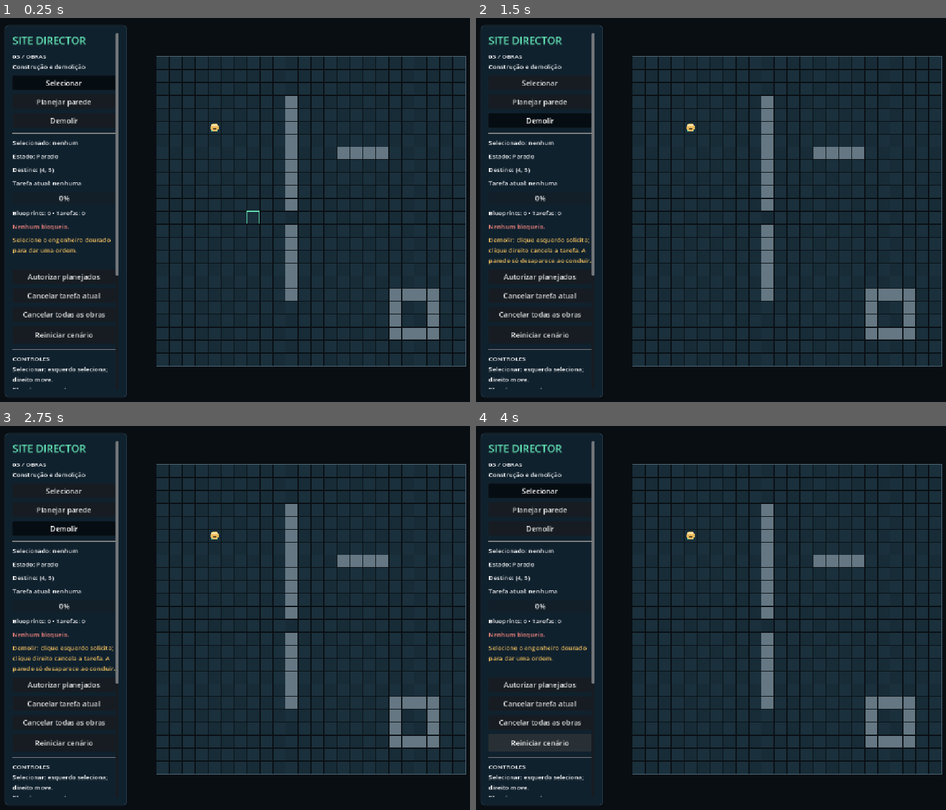
Above: before the commit, frames 1-4 (two rows, left to right).
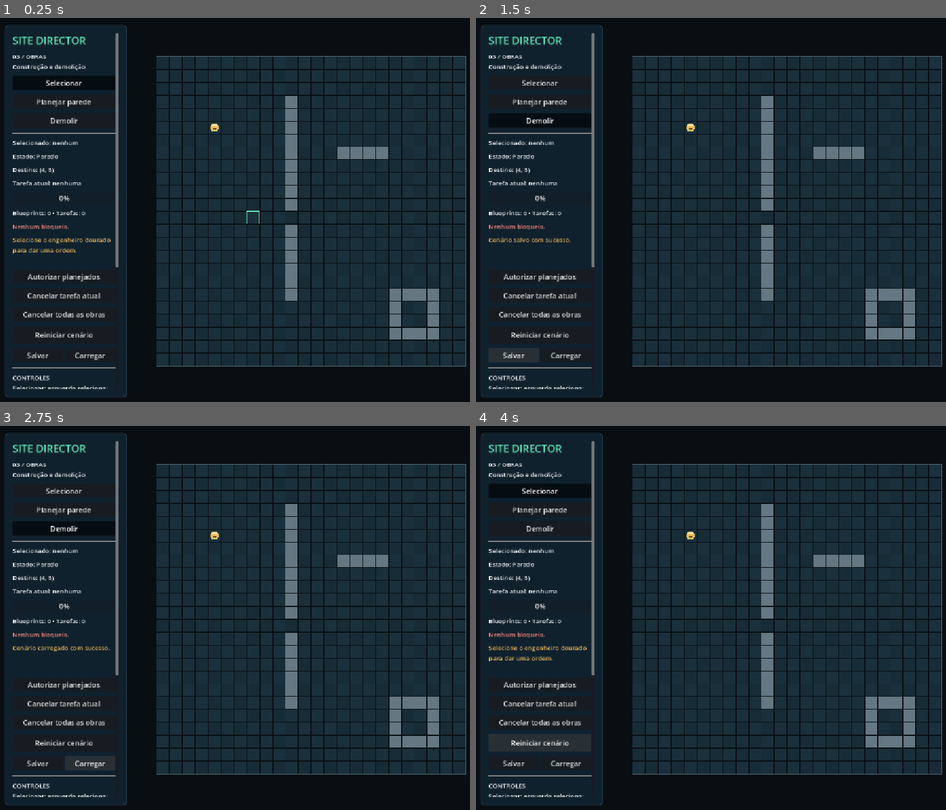
Above: after the commit, the same moments.

Repository: esterprotocol/scp
Game: Godot game, scene res://scenes/main.tscn
The game is run twice, just before and just after one commit, with the same random seed, the same clock (stepped at 60 frames per second) and the same inputs.
Inputs (mouse positions are in pixels of both pictures, inside the frame that each line leads up to):
- Up to frame 1 (0.25 s): no input
- Up to frame 2 (1.5 s): click "Demolir" at 0.5 s; click (513, 355) at 1.25 s, where only the run after the commit has a clickable "Salvar"
- Up to frame 3 (2.75 s): click (89, 763) at 2 s, where only the run after the commit has a clickable "Carregar"
- Up to frame 4 (4 s): click "Reiniciar cenário" at 2.75 s; click "Reiniciar cenário" at 3.5 s

The runs differ from the first frame. In frame 1, 0.6% of the frame differs, in the area x 2-26%, y 64-97%; in frame 2, 1.3%; in frame 3, 1.4%, in the area x 2-26%, y 57-97%; in frame 4, 0.6%.

Commit message:
feat: add validated manual save/load slot

Diff:
--- a/scripts/hud.gd
+++ b/scripts/hud.gd
@@ -2,6 +2,8 @@
 extends CanvasLayer
 
 signal restart_requested
+signal save_requested
+signal load_requested
 signal mode_requested(planning: bool)
 signal demolish_requested
 signal authorize_requested
@@ -13,6 +15,8 @@
 var destination_label: Label
 var message_label: Label
 var restart_button: Button
+var save_button: Button
+var load_button: Button
 var select_button: Button
 var plan_button: Button
 var demolish_button: Button
@@ -84,6 +88,12 @@
 	restart_button.custom_minimum_size.y = 40
 	restart_button.pressed.connect(func() -> void: restart_requested.emit())
 	box.add_child(restart_button)
+	var save_row := HBoxContainer.new()
+	box.add_child(save_row)
+	save_button = add_button(save_row, "Salvar", func() -> void: save_requested.emit())
+	load_button = add_button(save_row, "Carregar", func() -> void: load_requested.emit())
+	save_button.size_flags_horizontal = Control.SIZE_EXPAND_FILL
+	load_button.size_flags_horizontal = Control.SIZE_EXPAND_FILL
 	box.add_child(HSeparator.new())
 	add_label(box, "CONTROLES\nSelecionar: esquerdo seleciona;\ndireito move.\nPlanejar: esquerdo marca;\ndireito cancela  …(356 unchanged characters)…
 	get_viewport().size_changed.connect(func() -> void: scroll.custom_minimum_size.y = maxf(160.0, get_viewport().get_visible_rect().size.y - 68.0))
--- a/scripts/main.gd
+++ b/scripts/main.gd
@@ -8,6 +8,7 @@
 var construction := Construction.new()
 var planning := false
 var demolishing := false
+var save_slot := SaveSlot.new()
 
 func _ready() -> void:
 	map_view.grid = grid
@@ -22,6 +23,8 @@
 	camera.reset()
 	add_child(hud)
 	hud.restart_requested.connect(reset_scenario)
+	hud.save_requested.connect(func() -> void: hud.show_message(save_slot.save_game(self)))
+	hud.load_requested.connect(func() -> void: hud.show_message(save_slot.load_game(self)))
 	hud.mode_requested.connect(set_planning)
 	hud.demolish_requested.connect(set_demolishing)
 	hud.authorize_requested.connect(func() -> void: hud.show_message(construction.authorize()))
--- /dev/null
+++ b/scripts/save_slot.gd
@@ -0,0 +1,269 @@
+class_name SaveSlot
+extends RefCounted
+
+const PATH := "user://site_director.json"
+const SCHEMA_VERSION := 1
+const MAX_BYTES := 2 * 1024 * 1024
+
+static func coordinates(value: Vector2) -> Dictionary:
+	return {"x": value.x, "y": value.y}
+
+static func cells(values: Variant) -> Array:
+	var result: Array = []
+	for value: Vector2i in values:
+		result.append({"x": value.x, "y": value.y})
+	return result
+
+func capture(game: Node2D) -> Dictionary:
+	var worker: Engineer = game.engineer
+	var jobs: Construction = game.construction
+	var queue: Array = []
+	for target: Vector2i in jobs.tasks:
+		var task: Dictionary = jobs.tasks[target].duplicate()
+		task.target = {"x": target.x, "y": target.y}
+		queue.append(task)
+	return {
+		"schema_version": SCHEMA_VERSION, "godot_version": GameSettings.GODOT_VERSION,
+		"walls": cells(game.grid.walls), "blueprints": cells(jobs.blueprints), "tasks": queue,
+		"active": null if jobs.active == Construction.NONE else coordinates(Vector2(jobs.active)),
+		"work_cell": null if jobs.work_cell == Construction.NONE else coordinates(Vector2(jobs.work_cell)),
+		"dirty": jobs.dirty,
+		"engineer": {"cell": coordinates(Vector2(worker.cell)), "position": coordinates(worker.position),
+			"destination": coordinates(Vector2(worker.destination)), "route": cells(worker.route),
+			"selected": worker.selected, "busy": worker.construction_busy, "working": worker.working, "action": worker.work_action},
+		"camera": {"position": coordinates(game.camera.position), "zoom": game.camera.zoom.x},
+		"tool": "demolish" if game.demolishing else ("plan" if game.planning else "select")
+	}
+
+func _invalid(message: String) -> Dictionary:
+	return {"error": "Save inválido: " + message}
+
+func _number(value: Variant) -> bool:
+	return (value is float or value is int) and is_finite(float(value))
+
+func _point(value: Variant, integral: bool = false) -> Variant:
+	if not value is Dictionary or not _number(value.get("x")) or not _number(value.get("y")):
+		return null
+	if absf(float(value.x)) > 8192 or absf(float(value.y)) > 8192:
+		return null
+	if integral and (float(value.x) != floorf(float(value.x)) or float(value.y) != floorf(float(value.y))):
+		return null
+	if integral:
+		if value.x < 0 or value.y < 0 or value.x >= GameSettings.GRID_SIZE.x or value.y >= GameSettings.GRID_SIZE.y:
+			return null
+		return Vector2i(int(value.x), int(value.y))
+	return Vector2(float(value.x), float(value.y))
+
+func _cell_list(value: Variant, unique: bool) -> Variant:
+	if not value is Array or value.size() > 577:
+		return null
+	var result: Array[Vector2i] = []
+	for entry in value:
+		var cell = _point(entry, true)
+		if cell == null or (unique and result.has(cell)):
+			return null
+		result.append(cell)
+	return result
+
+func decode(data: Variant) -> Dictionary:
+	# Validate and normalize a detached snapshot. No live nodes are modified.
+	if not data is Dictionary:
+		return _invalid("o documento precisa ser um objeto JSON.")
+	if not _number(data.get("schema_version")) or data.schema_version != SCHEMA_VERSION:
+		return _invalid("versão do esquema incompatível.")
+	if data.get("godot_version") != GameSettings.GODOT_VERSION:
+		return _invalid("versão do Godot incompatível.")
+	var walls = _cell_list(data.get("walls"), true)
+	var blueprints = _cell_list(data.get("blueprints"), true)
+	if walls == null or blueprints == null:
+		return _invalid("paredes ou blueprints duplicados/fora da grade.")
+	var grid := GridState.new()
+	grid.walls.clear()
+	for cell: Vector2i in walls:
+		grid.walls[cell] = true
+	var planned: Dictionary = {}
+	for cell: Vector2i in blueprints:
+		if not grid.is_walkable(cell):
+			return _invalid("blueprint sobre parede.")
+		planned[cell] = true
+	if not data.get("tasks") is Array or data.tasks.size() > 576 or not data.get("dirty") is bool:
+		return _invalid("fila de tarefas inválida.")
+	var tasks: Dictionary = {}
+	for task in data.tasks:
+		if not task is Dictionary:
+			return _invalid("tarefa inválida.")
+		var target = _point(task.get("target"), true)
+		if target == null or tasks.has(target) or task.get("action") not in [Construction.BUILD, Construction.DEMOLISH]:
+			return _invalid("alvo/ação inválido ou tarefa duplicada.")
+		if task.get("status") not in ["Na fila", "Bloqueada", "Deslocando", "Construindo", "Demolindo"] or not task.get("reason") is String or task.reason.length() > 4096:
+			return _invalid("estado de tarefa inválido.")
+		var duration := GameSettings.WALL_BUILD_SECONDS if task.action == Construction.BUILD else GameSettings.WALL_DEMOLISH_SECONDS
+		if not task.get("preserve_exit") is bool or not _number(task.get("elapsed")) or task.elapsed < 0 or task.elapsed >= duration:
+			return _invalid("progresso/obrigação de saída inválido.")
+		if task.action == Construction.BUILD and (not planned.has(target) or not grid.is_walkable(target)):
+			return _invalid("construção sem blueprint ou sobre parede.")
+		if task.action == Construction.DEMOLISH and not grid.walls.has(target):
+			return _invalid("demolição sem parede.")
+		if task.status in ["Na fila", "Bloqueada", "Deslocando"] and task.elapsed != 0:
+			return _invalid("progresso fora de trabalho ativo.")
+		if (task.status == "Bloqueada") != (not task.reason.is_empty()):
+			return _invalid("motivo de bloqueio inconsistente.")
+		tasks[target] = {"action": task.action, "status": task.status, "reason": task.reason, "elapsed": float(task.elapsed), "preserve_exit": task.preserve_exit}
+	var saved_worker = data.get("engineer")
+	if not saved_worker is Dictionary:
+		return _invalid("engenheiro ausente.")
+	var cell = _point(saved_worker.get("cell"), true)
+	var position = _point(saved_worker.get("position"))
+	var destination = _point(saved_worker.get("destination"), true)
+	var route = _cell_list(saved_worker.get("route"), false)
+	if cell == null or position == null or destination == null or route == null or not grid.is_walkable(cell) or not grid.is_walkable(grid.to_cell(position)):
+		return _invalid("posição/rota do engenheiro inválida.")
+	for flag in ["selected", "busy", "working"]:
+		if not saved_worker.get(flag) is bool:
+			return _invalid("estado do engenheiro inválido.")
+	if saved_worker.get("action") not in [Construction.BUILD, Construction.DEMOLISH]:
+		return _invalid("ação do engenheiro inválida.")
+	var previous: Vector2i = cell
+	for index in route.size():
+		var next: Vector2i = route[index]
+		var difference := next - previous
+		if not grid.is_walkable(next) or (absi(difference.x) + absi(difference.y) != 1 and not (index == 0 and next == cell)):
+			return _invalid("rota atravessa parede ou corta quina.")
+		previous = next
+	var center := grid.center(cell)
+	if route.is_empty():
+		if position != center or destination != cell:
+			return _invalid("engenheiro parado fora do centro/destino.")
+	else:
+		if destination != route[-1]:
+			return _invalid("destino diverge da rota.")
+		var offset: Vector2 = position - center
+		var segment: Vector2 = grid.center(route[0]) - center
+		if segment == Vector2.ZERO:
+			# Route invalidation can leave a return to the last reached center.
+			if (offset.x != 0 and offset.y != 0) or offset.length() > GameSettings.CELL_SIZE:
+				return _invalid("posição fora do segmento de retorno.")
+		elif absf(segment.cross(offset)) > 0.01 or offset.dot(segment) < 0 or offset.dot(segment) > segment.length_squared():
+			return _invalid("posição fora do segmento de movimento.")
+	if not data.has("active") or not data.has("work_cell"):
+		return _invalid("vínculos de tarefa ausentes.")
+	var active = Construction.NONE if data.active == null else _point(data.active, true)
+	var work_cell = Construction.NONE if data.work_cell == null else _point(data.work_cell, true)
+	if active == null or work_cell == null:
+		return _invalid("vínculos de tarefa inválidos.")
+	if active == Construction.NONE:
+		if work_cell != Construction.NONE or saved_worker.busy or saved_worker.working:
+			return _invalid("engenheiro ocupado sem tarefa ativa.")
+	else:
+		if not tasks.has(active) or not grid.is_walkable(work_cell) or not saved_worker.busy or saved_worker.action != tasks[active].action or destination != work_cell:
+			return _invalid("vínculo entre engenheiro e tarefa inválido.")
+		var difference: Vector2i = work_cell - active
+		if absi(difference.x) + absi(difference.y) != 1:
+			return _invalid("posição de trabalho não adjacente.")
+		var task: Dictionary = tasks[active]
+		var expected := ("Construindo" if task.action == Construction.BUILD else "Demolindo") if saved_worker.working else "Deslocando"
+		if task.status != expected or (saved_worker.working and (not route.is_empty() or position != grid.center(work_cell))):
+			return _invalid("estado de trabalho inconsistente.")
+		if task.action == Construction.BUILD:
+			if route.is_empty() and (active == cell or active == grid.to_cell(position)):
+				return _invalid("construção sobre o engenheiro.")
+			var has_exit := not GridNavigation.find_path(grid, work_cell, GameSettings.EXIT_CELL).is_empty()
+			if (task.preserve_exit or has_exit) and GridNavigation.find_path(grid, work_cell, GameSettings.EXIT_CELL, active).is_empty():
+				return _invalid("construção bloquearia a saída do engenheiro.")
+	for target: Vector2i in tasks:
+		if target != active and tasks[target].status not in ["Na fila", "Bloqueada"]:
+			return _invalid("mais de uma tarefa ativa.")
+	var camera = data.get("camera")
+	if not camera is Dictionary:
+		return _invalid("câmera ausente.")
+	var camera_position = _point(camera.get("position"))
+	# Vector2 components are float32; preserve valid exact boundary values
+	# rather than rounding/clamping the restored zoom.
+	if camera_position == null or not _number(camera.get("zoom")) or (camera.zoom < GameSettings.ZOOM_MIN and not is_equal_approx(camera.zoom, GameSettings.ZOOM_MIN)) or (camera.zoom > GameSettings.ZOOM_MAX and not is_equal_approx(camera.zoom, GameSettings.ZOOM_MAX)):
+		return _invalid("câmera/zoom inválido.")
+	if camera_position.x < -128 or camera_position.y < -128 or camera_position.x > 896 or camera_position.y > 896 or data.get("tool") not in ["select", "plan", "demolish"]:
+		return _invalid("câmera/modo fora dos limites.")
+	return {"state": {"walls": grid.walls, "blueprints": planned, "tasks": tasks, "active": active, "work_cell": work_cell, "dirty": data.dirty,
+		"cell": cell, "position": position, "destination": destination, "route": route, "worker": saved_worker,
+		"camera_position": camera_position, "zoom": float(camera.zoom), "tool": data.tool}}
+
+func apply(game: Node2D, state: Dictionary) -> void:
+	# Synchronous commit on Godot's main thread: no await, signals, reset,
+	# scheduling or movement between assigning related fields.
+	var worker: Engineer = game.engineer
+	var jobs: Construction = game.construction
+	game.grid.walls = state.walls
+	jobs.blueprints = state.blueprints
+	jobs.tasks = state.tasks
+	jobs.active = state.active
+	jobs.work_cell = state.work_cell
+	jobs.dirty = state.dirty
+	worker.cell = state.cell
+	worker.position = state.position
+	worker.destination = state.destination
+	worker.route = state.route
+	worker.selected = state.worker.selected
+	worker.construction_busy = state.worker.busy
+	worker.working = state.worker.working
+	worker.work_action = state.worker.action
+	game.camera.position = state.camera_position
+	game.camera.zoom = Vector2.ONE * state.zoom
+	if state.tool == "demolish":
+		game.set_demolishing()
+	else:
+		game.set_planning(state.tool == "plan")
+	worker.queue_redraw()
+	game.map_view.queue_redraw()
+	game.hud.refresh(worker)
+	game.hud.refresh_construction(jobs)
+
+func save_game(game: Node2D, path: String = PATH) -> String:
+	var snapshot := capture(game)
+	var validated := decode(snapshot)
+	if validated.has("error"):
+		return "Não foi possível salvar. " + validated.error
+	var temporary := path + ".tmp"
+	var file := FileAccess.open(temporary, FileAccess.WRITE)
+	if file == null:
+		return "Não foi possível salvar: falha ao abrir arquivo temporário (%s)." % error_string(FileAccess.get_open_error())
+	file.store_string(JSON.stringify(snapshot, "\t", false, true))
+	file.flush()
+	var write_error := file.get_error()
+	file.close()
+	if write_error != OK:
+		DirAccess.remove_absolute(temporary)
+		return "Não foi possível salvar: falha de gravação (%s)." % error_string(write_error)
+	var verify := read_state(temporary)
+	if verify.has("error"):
+		DirAccess.remove_absolute(temporary)
+		return "Não foi possível salvar: verificação do arquivo temporário falhou."
+	# Same-directory rename replaces the slot atomically on supported desktop
+	# filesystems. Never delete the old slot to make a failed rename succeed.
+	var rename_error := DirAccess.rename_absolute(temporary, path)
+	if rename_error != OK:
+		DirAccess.remove_absolute(temporary)
+		return "Não foi possível salvar: substituição falhou (%s). Save anterior preservado." % error_string(rename_error)
+	return "Cenário salvo com sucesso."
+
+func read_state(path: String) -> Dictionary:
+	var file := FileAccess.open(path, FileAccess.READ)
+	if file == null:
+		return {"error": "Não foi possível carregar: arquivo ausente ou sem acesso (%s)." % error_string(FileAccess.get_open_error())}
+	if file.get_length() > MAX_BYTES:
+		return _invalid("arquivo excede 2 MiB.")
+	var contents := file.get_as_text()
+	var read_error := file.get_error()
+	file.close()
+	if read_error != OK:
+		return _invalid("falha de leitura.")
+	var json := JSON.new()
+	if json.parse(contents) != OK:
+		return _invalid("JSON corrompido, linha %d." % json.get_error_line())
+	return decode(json.data)
+
+func load_game(game: Node2D, path: String = PATH) -> String:
+	var validated := read_state(path)
+	if validated.has("error"):
+		return validated.error
+	apply(game, validated.state)
+	return "Cenário carregado com sucesso."
--- a/scripts/settings.gd
+++ b/scripts/settings.gd
@@ -2,6 +2,7 @@
 extends RefCounted
 
 const GRID_SIZE := Vector2i(24, 24)
+const GODOT_VERSION := "4.6.3.stable.official.7d41c59c4"
 const CELL_SIZE := 32
 const ENGINEER_SPEED := 128.0
 const WALL_BUILD_SECONDS := 2.0
--- /dev/null
+++ b/tests/save_tests.gd
@@ -0,0 +1,182 @@
+class_name SaveTests
+extends ConstructionTests
+
+class IsolatedSlot extends SaveSlot:
+	var test_path: String
+	func save_game(scene: Node2D, _path: String = PATH) -> String:
+		return super.save_game(scene, test_path)
+	func load_game(scene: Node2D, _path: String = PATH) -> String:
+		return super.load_game(scene, test_path)
+
+var slot := SaveSlot.new()
+var path: String
+
+func check(condition: bool, description: String) -> void:
+	runner.check(condition, "save/load: " + description)
+
+func write_json(data: Variant) -> void:
+	var file := FileAccess.open(path, FileAccess.WRITE)
+	file.store_string(JSON.stringify(data, "", false, true))
+	file.close()
+
+func save_and_restore() -> Dictionary:
+	var snapshot := slot.capture(game)
+	check(slot.save_game(game, path).contains("sucesso"), "write complete snapshot to disk")
+	game.reset_scenario()
+	check(slot.load_game(game, path).contains("sucesso"), "read validated snapshot from disk")
+	check(slot.capture(game) == snapshot, "restore complete state exactly, including queue order and progress")
+	return snapshot
+
+func reject(data: Variant, description: String) -> void:
+	var before := slot.capture(game)
+	write_json(data)
+	check(not slot.load_game(game, path).contains("sucesso") and slot.capture(game) == before, description)
+
+func run(harness: SceneTree, scene: Node2D) -> void:
+	runner = harness
+	game = scene
+	worker = game.engineer
+	jobs = game.construction
+	grid = game.grid
+	worker.set_process(false)
+	jobs.set_process(false)
+	var directory := "user://save_tests_%d" % OS.get_process_id()
+	DirAccess.make_dir_recursive_absolute(directory)
+	path = directory + "/slot.json"
+	reset_case()
+	var before := slot.capture(game)
+	check(slot.load_game(game, path).contains("ausente") and slot.capture(game) == before, "missing file preserves world")
+	jobs.plan(Vector2i(8, 6))
+	game.camera.position = Vector2(320, 400)
+	game.camera.change_zoom(1.3)
+	game.set_planning(true)
+	save_and_restore()
+	check(jobs.blueprints.has(Vector2i(8, 6)) and jobs.tasks.is_empty(), "unapproved blueprint remains unapproved")
+	check(FileAccess.file_exists(path), "restart does not delete save")
+	game.camera.change_zoom(0.00001)
+	save_and_restore()
+	check(is_equal_approx(game.camera.zoom.x, GameSettings.ZOOM_MIN), "minimum float32 zoom survives save/load")
+
+	reset_case()
+	worker.set_selected(true)
+	worker.move_to(Vector2i(8, 5))
+	worker._process(0.137)
+	check(worker.position != grid.center(worker.cell), "movement save is between centers")
+	var snapshot := save_and_restore()
+	check(worker.position == Vector2(snapshot.engineer.position.x, snapshot.engineer.position.y), "load does not snap moving worker")
+	worker._process(10.0)
+	check(worker.cell == Vector2i(8, 5) and worker.route.is_empty(), "remaining manual movement completes after load")
+
+	# Mixed queue: first task blocked, second active, demolition later in FIFO.
+	reset_case()
+	jobs.plan(Vector2i(19, 19))
+	jobs.plan(Vector2i(6, 5))
+	jobs.authorize()
+	jobs.request_demolition(Vector2i(10, 5))
+	jobs._process(0.0)
+	worker._process(0.125)
+	snapshot = save_and_restore()
+	check(jobs.active == Vector2i(6, 5) and jobs.tasks[Vector2i(19, 19)].status == "Bloqueada", "mixed blocked queue and active travel preserved")
+	check(jobs.tasks.keys() == [Vector2i(19, 19), Vector2i(6, 5), Vector2i(10, 5)], "mixed queue order is explicit")
+	begin_work()
+	jobs._process(0.7)
+	snapshot = save_and_restore()
+	check(worker.working and is_equal_approx(jobs.tasks[jobs.active].elapsed, 0.7), "partial construction resumes without restarting work")
+	var events := {"count": 0}
+	var count_event := func() -> void: events.count += 1
+	grid.changed.connect(count_event)
+	var worker_events := {"count": 0}
+	var count_worker := func() -> void: worker_events.count += 1
+	worker.changed.connect(count_worker)
+	check(slot.load_game(game, path).contains("sucesso") and slot.capture(game) == snapshot, "repeated load replaces rather than adds tasks")
+	check(events.count == 0 and worker_events.count == 0, "restoration emits no intermediate simulation signals")
+	jobs._process(GameSettings.WALL_BUILD_SECONDS - 0.7)
+	check(grid.walls.has(Vector2i(6, 5)) and events.count == 1 and jobs.tasks.size() == 2, "loaded construction completes exactly once")
+	jobs._process(0.0)
+	check(jobs.active == Vector2i(10, 5), "blocked build does not prevent queued demolition after load")
+	begin_work()
+	jobs._process(0.4)
+	game.set_demolishing()
+	snapshot = save_and_restore()
+	check(grid.walls.has(Vector2i(10, 5)) and worker.working and worker.work_action == Construction.DEMOLISH and is_equal_approx(jobs.tasks[jobs.active].elapsed, 0.4), "partial demolition resumes with wall intact")
+	check(grid.walls.has(Vector2i(6, 5)) and game.demolishing, "new walls and demolition tool preserved")
+	events.count = 0
+	jobs._process(GameSettings.WALL_DEMOLISH_SECONDS - 0.4)
+	check(not grid.walls.has(Vector2i(10, 5)) and events.count == 1 and jobs.tasks.size() == 1, "loaded demolition completes once and only once")
+	jobs._process(10.0)
+	check(events.count == 1, "later ticks do not repeat completed operation")
+	grid.changed.disconnect(count_event)
+	worker.changed.disconnect(count_worker)
+
+	# Restore saved demolished walls too, not only original/new solid cells.
+	snapshot = save_and_restore()
+	check(not grid.walls.has(Vector2i(10, 5)) and grid.walls.has(Vector2i(6, 5)), "restore full current grid rather than merge original map")
+	var valid_bytes := FileAccess.get_file_as_string(path)
+	var file := FileAccess.open(path, FileAccess.WRITE)
+	file.store_string("{broken json")
+	file.close()
+	before = slot.capture(game)
+	check(slot.load_game(game, path).contains("corrompido") and slot.capture(game) == before, "corrupt JSON preserves full world")
+	var invalid := snapshot.duplicate(true)
+	invalid.schema_version = 999
+	reject(invalid, "incompatible schema preserves world")
+	invalid = snapshot.duplicate(true)
+	invalid.godot_version = "4.0"
+	reject(invalid, "incompatible Godot metadata rejected")
+	invalid = snapshot.duplicate(true)
+	invalid.engineer.position = {"x": 144.1, "y": 176.2}
+	reject(invalid, "invalid segment position rejected before modifying world")
+	invalid = snapshot.duplicate(true)
+	invalid.tasks.append(invalid.tasks[0].duplicate(true))
+	reject(invalid, "duplicate task in JSON rejected")
+	invalid = snapshot.duplicate(true)
+	invalid.walls.append({"x": 24, "y": 0})
+	reject(invalid, "outside coordinate rejected")
+	invalid = snapshot.duplicate(true)
+	invalid.walls.append(invalid.walls[0].duplicate())
+	reject(invalid, "duplicate wall rejected")
+	invalid = snapshot.duplicate(true)
+	invalid.engineer.route = [{"x": 10, "y": 4}]
+	invalid.engineer.destination = {"x": 10, "y": 4}
+	reject(invalid, "route through wall or nonadjacent jump rejected")
+	invalid = snapshot.duplicate(true)
+	invalid.active = {"x": 7, "y": 7}
+	reject(invalid, "broken active-task link rejected")
+	invalid = snapshot.duplicate(true)
+	invalid.camera.zoom = 100
+	reject(invalid, "invalid camera rejected")
+	invalid = snapshot.duplicate(true)
+	invalid.engineer.position.x = 1e100
+	reject(invalid, "huge coordinates rejected before Vector2 conversion")
+	invalid = snapshot.duplicate(true)
+	invalid.tasks[0].elapsed = -1
+	reject(invalid, "invalid work progress rejected")
+	# Reinstate the last valid test slot, then force a real temporary-open
+	# failure by putting a directory at the temporary filename.
+	file = FileAccess.open(path, FileAccess.WRITE)
+	file.store_string(valid_bytes)
+	file.close()
+	DirAccess.make_dir_absolute(path + ".tmp")
+	before = slot.capture(game)
+	check(slot.save_game(game, path).contains("temporário") and FileAccess.get_file_as_string(path) == valid_bytes and slot.capture(game) == before, "failed write leaves last valid slot and world intact")
+	DirAccess.remove_absolute(path + ".tmp")
+	# A second successful save must safely replace an existing slot.
+	jobs.plan(Vector2i(9, 9))
+	check(slot.save_game(game, path).contains("sucesso"), "safe replacement of existing slot succeeds")
+	game.reset_scenario()
+	check(slot.load_game(game, path).contains("sucesso") and jobs.blueprints.has(Vector2i(9, 9)), "restart then load restores most recent saved state")
+
+	# Wire the actual buttons to an isolated path, never a player's real slot.
+	var original_slot: SaveSlot = game.save_slot
+	var isolated := IsolatedSlot.new()
+	isolated.test_path = path
+	game.save_slot = isolated
+	game.hud.save_button.pressed.emit()
+	check(game.hud.message_label.text.contains("salvo com sucesso"), "save button reports success")
+	game.reset_scenario()
+	game.hud.load_button.pressed.emit()
+	check(game.hud.message_label.text.contains("carregado com sucesso") and jobs.blueprints.has(Vector2i(9, 9)), "load button restores snapshot and reports success")
+	game.save_slot = original_slot
+	DirAccess.remove_absolute(path)
+	DirAccess.remove_absolute(directory)
+	reset_case()
--- a/tests/test_runner.gd
+++ b/tests/test_runner.gd
@@ -126,6 +126,7 @@
 	check(not engineer.selected, "clicking floor deselects")
 	await ConstructionTests.new().run(self, game)
 	await DemolitionTests.new().run(self, game)
+	await SaveTests.new().run(self, game)
 	game.queue_free()
 	await process_frame
 	print("RESULT: %d checks, %d failures" % [checks, failures])
Not shown, added: scripts/save_slot.gd.uid
Not shown, added: tests/save_tests.gd.uid
Not shown, changed: docs/PROGRESS.md
